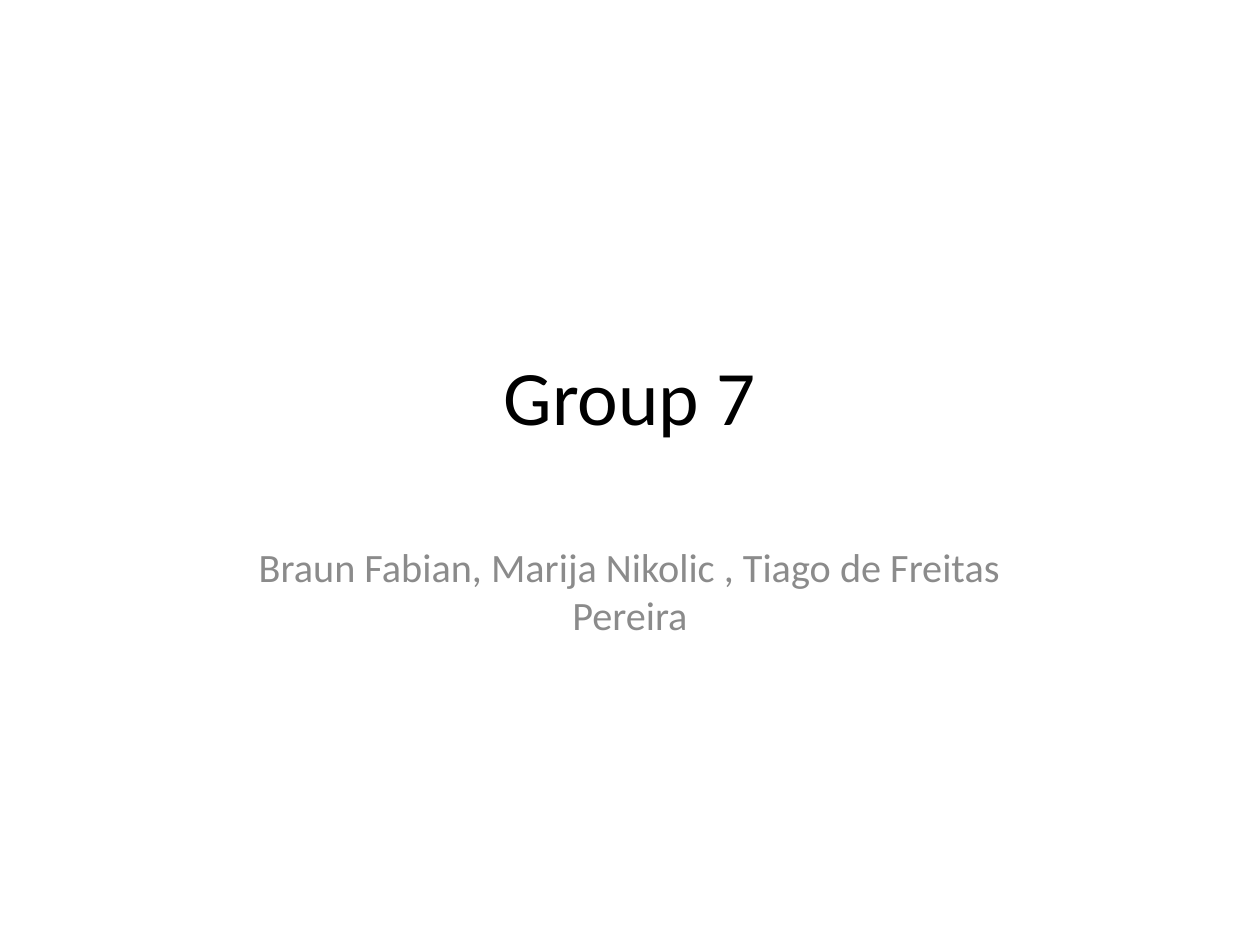
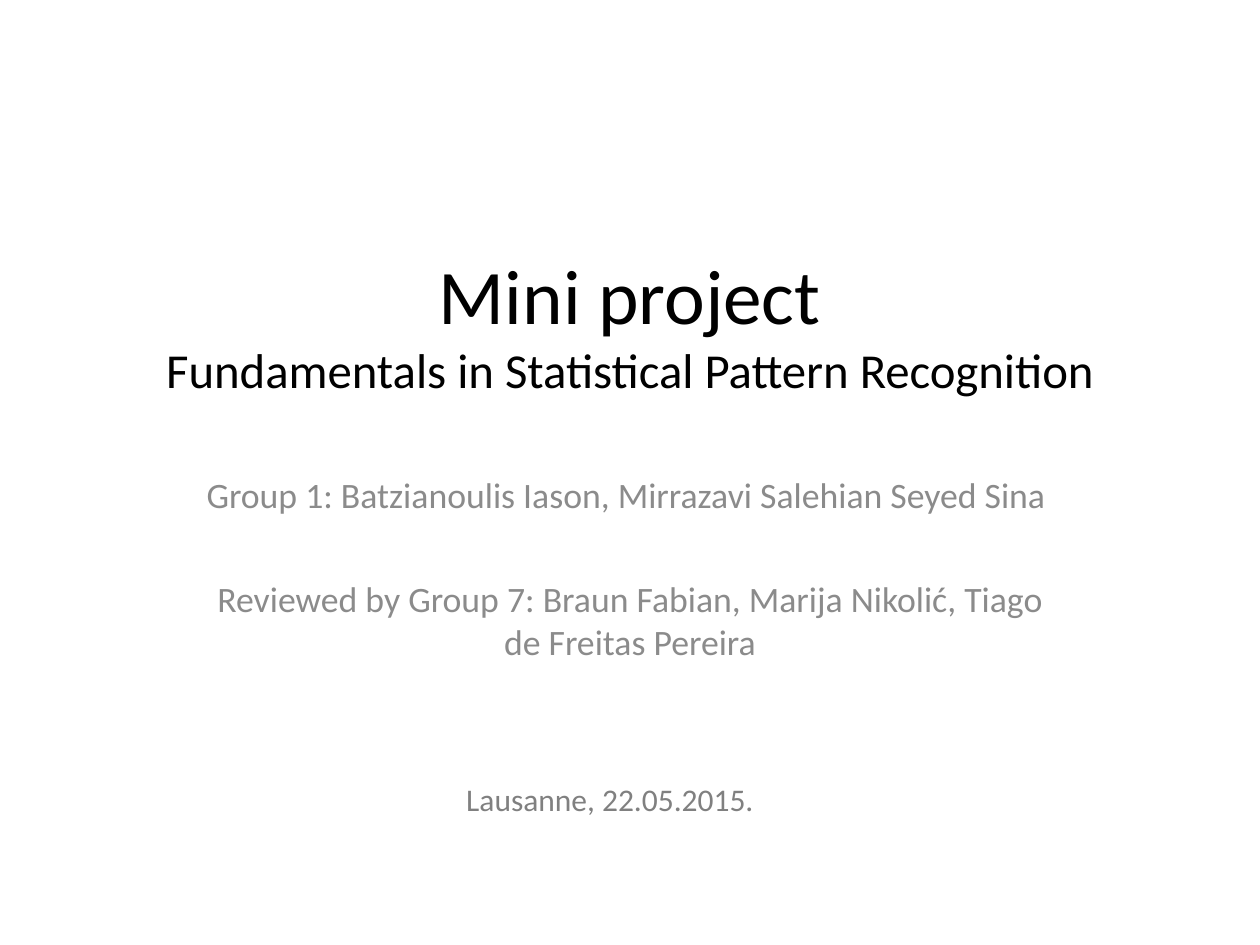
Before and after one commit to tiagofrepereira2012/FSPR_miniproject, a slide deck: slide 1 of presentation/Presentation.pptx. Drawn at 1260x945 pixels with LibreOffice and Linux fonts; fonts in the diff are those of the drawing. Boxes give left, top, right and bottom in pixels: in the first picture for what was removed or moved away, otherwise in the second. Text is boxed around its words. In the diff, an @@ line names an element or a change of style, - is before the commit and + after.

```diff
--- a/presentation/Presentation.pptx
+++ b/presentation/Presentation.pptx
@@ title at (166,271,1094,397): text changed; size 44 to 27.9 pt @@
-Group 7
+Mini project
+Fundamentals in Statistical Pattern Recognition
@@ subtitle at (207,483,1045,655): text changed; size 23 to 20.4 pt @@
-Braun Fabian, Marija Nikolic , Tiago de Freitas Pereira
+Group 1: Batzianoulis Iason, Mirrazavi Salehian Seyed Sina
+Reviewed by Group 7: Braun Fabian, Marija Nikolić, Tiago de Freitas Pereira
@@ text added at (466,790,753,815), 18 pt, text #808080 @@
+Lausanne, 22.05.2015.
```
Also in this commit, not shown: 4 other slides changed, 8 slides added, 2 slides removed, 1 other file.
